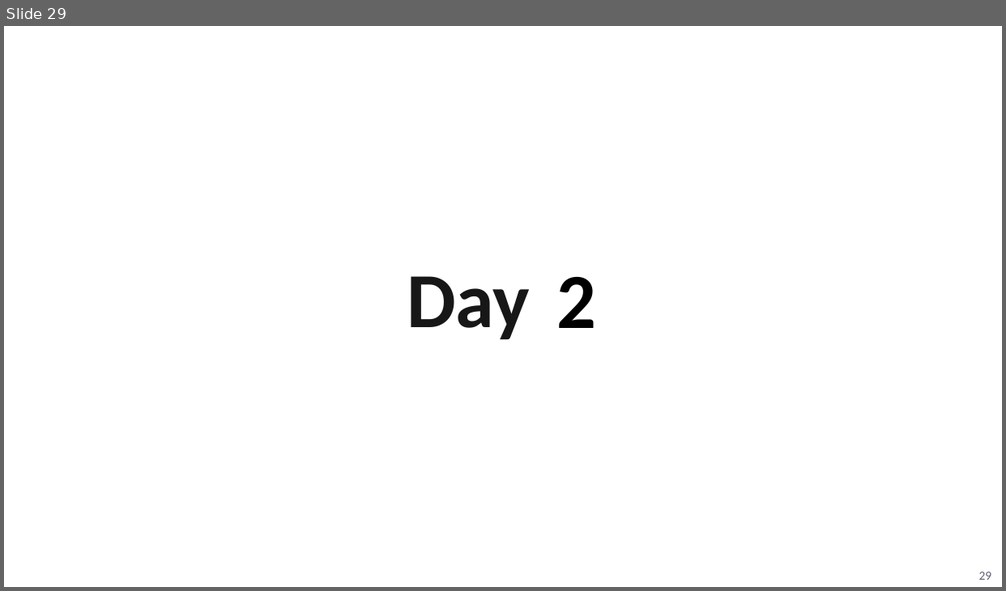
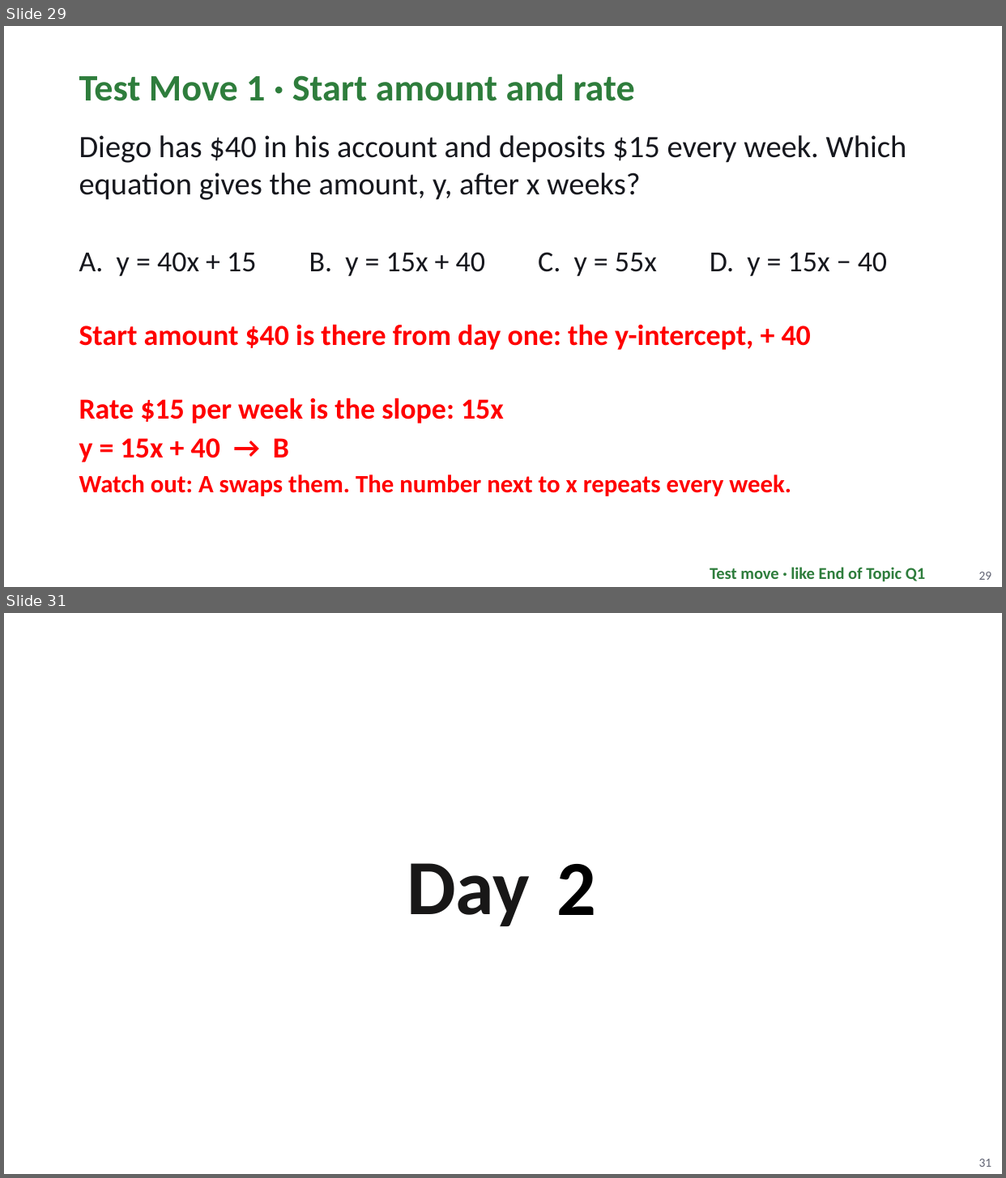
Before and after one commit to Apolloat2022/Algebra1M2U1L4, a slide deck: Module 3 topic 1/BLMathematics_AlgI_M3_T1_L3_LessonSlides_ENG_with_answers.pptx. Shown one above the other, each under a label of ours: slide 29 before the commit, slides 29 and 31 after it; the slides between them are not shown. The pictures are 1006x591 and 1006x1178 pixels, drawn with LibreOffice and Linux fonts; fonts in the diff are those of the drawing; background and template pictures are left out. Boxes give left, top, right and bottom in pixels: in the first picture for what was removed or moved away, otherwise in the second. Text is boxed around its words. In the diff, an @@ line names an element or a change of style, - is before the commit and + after.

```diff
--- a/Module 3 topic 1/BLMathematics_AlgI_M3_T1_L3_LessonSlides_ENG_with_answers.pptx
+++ b/Module 3 topic 1/BLMathematics_AlgI_M3_T1_L3_LessonSlides_ENG_with_answers.pptx
@@ slide 29 added at [4,26,1002,587], background #FFFFFF @@
@@ text added at [79,74,635,101], 36 pt, text #2E7D3C, bold @@
+Test Move 1 · Start amount and rate
@@ text added at [79,135,907,200], 30 pt, text #16171D @@
+Diego has $40 in his account and deposits $15 every week. Which equation gives the amount, y, after x weeks?
@@ text added at [79,252,887,276], 28 pt, text #16171D @@
+A. y = 40x + 15 B. y = 15x + 40 C. y = 55x D. y = 15x − 40
@@ text added at [79,324,811,350], 28 pt, text #FF0000, bold @@
+Start amount $40 is there from day one: the y-intercept, + 40
@@ text added at [79,398,504,424], 28 pt, text #FF0000, bold @@
+Rate $15 per week is the slope: 15x
@@ text added at [79,438,289,463], 28 pt, text #FF0000, bold @@
+y = 15x + 40 → B
@@ text added at [79,475,791,497], 24 pt, text #FF0000, bold @@
+Watch out: A swaps them. The number next to x repeats every week.
@@ text added at [710,567,925,582], 16 pt, text #2E7D3C, bold @@
+Test move · like End of Topic Q1
@@ page number added at [979,572,992,580], 12 pt, text #5F6272 @@
+29
@@ what was slide 29 is now slide 31 @@
@@ page number at [979,1159,992,1167]: text changed @@
-29
+31
```
Also in this commit, not shown: 1 slide changed, 3 other slides added, 33 other files.
